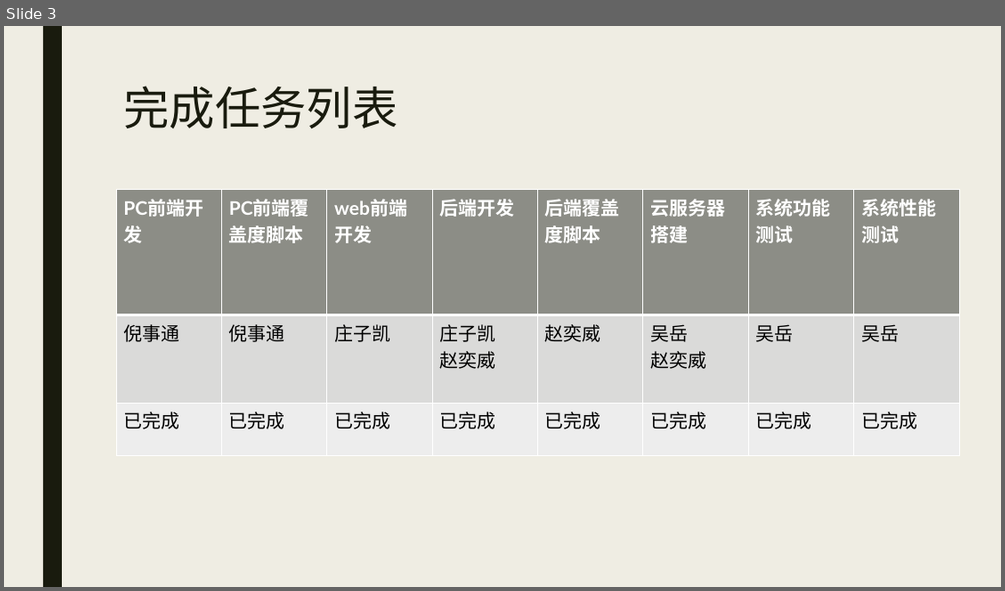
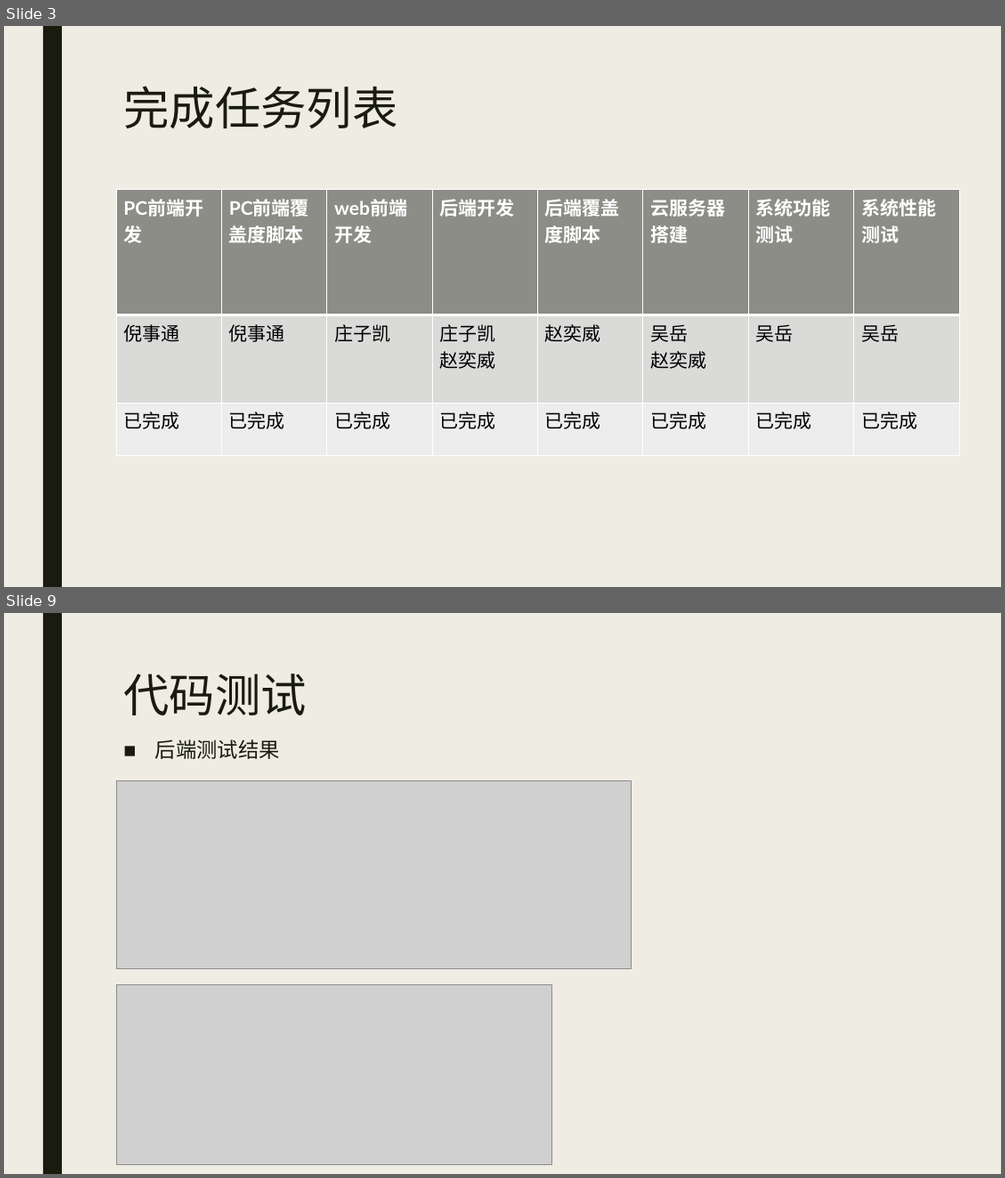
Before and after one commit to DestinyCoderWY/Timeline, a slide deck: 7.展示PPT/Timeline展示PPT.pptx. Shown one above the other, each under a label of ours: slide 3 before the commit, slides 3 and 9 after it; the slides between them are not shown. The pictures are 1005x591 and 1005x1178 pixels, drawn with LibreOffice and Linux fonts; fonts in the diff are those of the drawing; grey boxes stand for pictures. Boxes give left, top, right and bottom in pixels: in the first picture for what was removed or moved away, otherwise in the second. Text is boxed around its words. In the diff, an @@ line names an element or a change of style, - is before the commit and + after.

```diff
--- a/7.展示PPT/Timeline展示PPT.pptx
+++ b/7.展示PPT/Timeline展示PPT.pptx
@@ slide 9 added at <box>4,613,1001,1174</box>, background #EFEDE3; not listed: 1 template element that a slide beside it also shows @@
@@ title added at <box>123,674,306,715</box>, 44 pt, text #191B0E @@
+代码测试
@@ text added at <box>155,739,280,759</box>, 20 pt, text #191B0E @@
+■ 后端测试结果
@@ picture added at <box>116,781,631,969</box> @@
@@ picture added at <box>116,985,551,1164</box> @@
```
Also in this commit, not shown: 3 slides changed, 15 other slides added, 19 slides removed, 1 other file.
